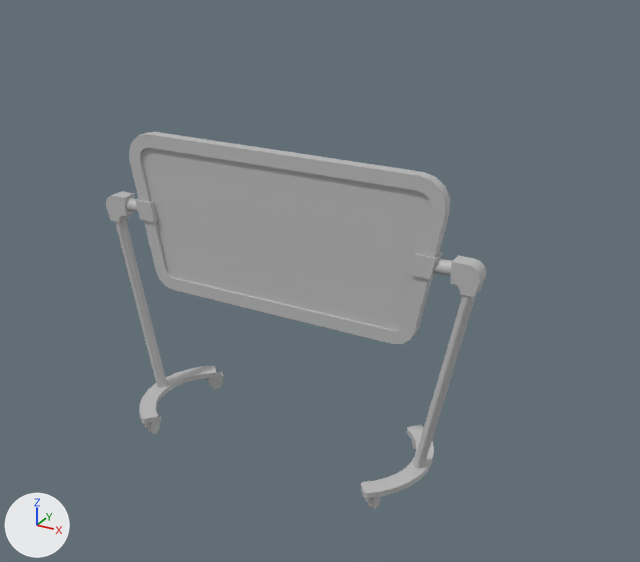
Renders of the FBX model DrBounce-UnityProject/Assets/Art/Models/whiteboard.fbx from each side of a commit.
Rendered twice from a camera (50 mm lens) standing at (2.16, -3.49, 2.75) and looking at (0.2, 0.08, 0.97). Lighting does not change. The marker at lower left points along +X, +Y and +Z. Where no turn or scale is listed for an object, it has been applied to the vertices.

Names of what the first picture shows: 'whiteboard'.
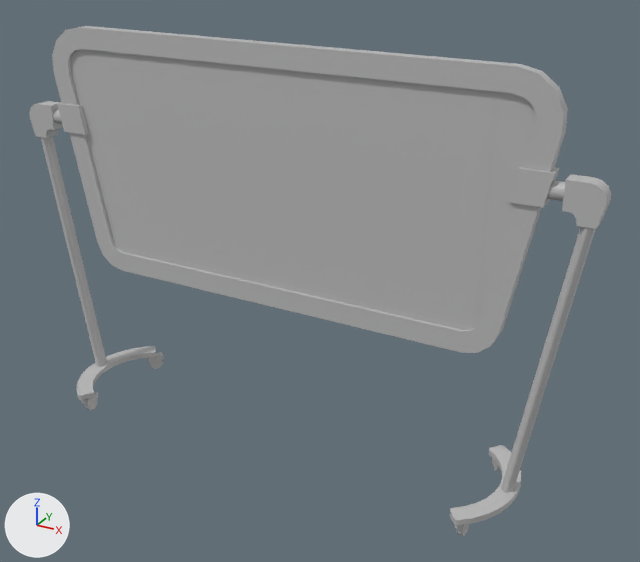
Commit message: Made Whiteboard Bigger

What differs and where, as boxes (x1, y1, x2, y2) in the pictures (640 x 562 px; the box of a moved part takes in the faces that stretch with it):
'whiteboard', reshaped, moved (53% wider, 35% taller)
    before: (106, 132, 486, 509)
    after: (29, 26, 611, 536)
part 1 of me_mesh, moved or reshaped
    before: (126, 221, 167, 382)
    after: (52, 136, 107, 362)
part 2 of me_mesh, moved or reshaped
    before: (120, 220, 167, 388)
    after: (46, 136, 107, 367)
part 3 of me_mesh, moved or reshaped
    before: (135, 199, 158, 222)
    after: (57, 102, 89, 135)
part 4 of me_mesh, moved or reshaped
    before: (126, 198, 138, 213)
    after: (53, 109, 62, 124)
part 5 of me_mesh, moved or reshaped
    before: (209, 380, 223, 389)
    after: (149, 360, 163, 369)
part 6 of me_mesh, moved or reshaped
    before: (207, 372, 224, 384)
    after: (147, 352, 163, 363)
part 7 of me_mesh, moved or reshaped
    before: (148, 422, 160, 434)
    after: (85, 399, 97, 410)
part 8 of me_mesh, moved or reshaped
    before: (145, 415, 161, 429)
    after: (81, 392, 98, 405)
part 9 of me_mesh, moved or reshaped
    before: (106, 191, 135, 222)
    after: (29, 101, 63, 138)
part 10 of me_mesh, moved or reshaped
    before: (139, 366, 217, 424)
    after: (76, 346, 156, 400)
part 11 of me_mesh, moved or reshaped
    before: (115, 222, 162, 388)
    after: (41, 137, 101, 367)
part 12 of me_mesh, moved or reshaped
    before: (413, 295, 476, 467)
    after: (501, 227, 595, 492)
part 13 of me_mesh, moved or reshaped
    before: (433, 258, 452, 276)
    after: (547, 180, 565, 201)
part 14 of me_mesh, moved or reshaped
    before: (412, 440, 416, 449)
    after: (492, 458, 500, 471)
part 15 of me_mesh, moved or reshaped
    before: (410, 252, 443, 279)
    after: (508, 166, 560, 208)
part 16 of me_mesh, moved or reshaped
    before: (450, 255, 486, 297)
    after: (562, 174, 611, 229)
part 17 of me_mesh, moved or reshaped
    before: (361, 425, 434, 498)
    after: (450, 445, 521, 525)
part 18 of me_mesh, moved or reshaped
    before: (414, 295, 471, 468)
    after: (502, 227, 591, 493)
part 19 of me_mesh, moved or reshaped
    before: (129, 132, 152, 162)
    after: (52, 27, 82, 73)
part 20 of me_mesh, moved or reshaped
    before: (147, 132, 450, 215)
    after: (78, 26, 568, 135)
part 21 of me_mesh, moved or reshaped
    before: (130, 161, 175, 290)
    after: (54, 73, 125, 271)
part 22 of me_mesh, moved or reshaped
    before: (142, 148, 450, 344)
    after: (70, 49, 566, 353)
part 23 of me_mesh, moved or reshaped
    before: (366, 497, 381, 509)
    after: (455, 524, 469, 536)

Edits to the bpy script that builds the scene:
```text
Change me_mesh:
    remove me_mesh.from_pydata(...)  # 920 vertices, 930 faces; spans x -1.06..1.06, y -0.35..0.35, z -0.82..0.82
    add me_mesh.from_pydata(...)  # 920 vertices, 930 faces; spans x -1.55..1.55, y -0.34..0.37, z 0.0..2.13
    me_mesh part 1: the loose piece of 18 vertices spanning x -1.04..-0.79, y 0.01..0.02, z -0.69..0.39 is scaled about its middle by (1.08, 1.04, 1.35), then moved by (-0.46, 0.02, 1.01)
    me_mesh part 2: the loose piece of 32 vertices spanning x -1.05..-0.78, y -0.04..0.01, z -0.7..0.4 is scaled about its middle by (1.08, 1.04, 1.35), then moved by (-0.46, 0.02, 1.01)
    me_mesh part 3: the loose piece of 24 vertices spanning x -0.85..-0.73, y -0.06..0.03, z 0.35..0.46 is scaled about its middle by (1.49, 1, 1.43), then moved by (-0.45, 0.02, 1.24)
    me_mesh part 4: the loose piece of 34 vertices spanning x -1.02..-0.81, y -0.05..0.02, z 0.37..0.44 is scaled about its middle by (1.25, 1.1, 1.14), then moved by (-0.45, 0.02, 1.23)
    me_mesh part 5: the loose piece of 42 vertices spanning x -0.69..-0.62, y 0.27..0.35, z -0.82..-0.74 is moved by (-0.46, 0.02, 0.82)
    me_mesh part 6: the loose piece of 12 vertices spanning x -0.71..-0.61, y 0.25..0.35, z -0.78..-0.73 is moved by (-0.46, 0.02, 0.82)
    me_mesh part 7: the loose piece of 42 vertices spanning x -0.7..-0.66, y -0.3..-0.22, z -0.82..-0.74 is moved by (-0.46, 0.02, 0.82)
    me_mesh part 8: the loose piece of 12 vertices spanning x -0.71..-0.66, y -0.32..-0.22, z -0.78..-0.73 is moved by (-0.46, 0.02, 0.82)
    me_mesh part 9: the loose piece of 24 vertices spanning x -1.06..-0.92, y -0.06..0.03, z 0.31..0.46 is scaled about its middle by (1.25, 1, 1.25), then moved by (-0.47, 0.02, 1.23)
    me_mesh part 10: the loose piece of 60 vertices spanning x -0.86..-0.62, y -0.35..0.32, z -0.71..-0.68 is moved by (-0.46, 0.02, 0.82)
    me_mesh part 11: the loose piece of 18 vertices spanning x -1.04..-0.79, y -0.05..-0.04, z -0.69..0.39 is scaled about its middle by (1.08, 1.04, 1.35), then moved by (-0.46, 0.01, 1.01)
    me_mesh part 12: the loose piece of 32 vertices spanning x 0.78..1.05, y -0.04..0.01, z -0.7..0.4 is scaled about its middle by (1.08, 1.04, 1.35), then moved by (0.46, 0.02, 1.01)
    me_mesh part 13: the loose piece of 34 vertices spanning x 0.81..1.02, y -0.05..0.02, z 0.37..0.44 is scaled about its middle by (1.25, 1.1, 1.14), then moved by (0.45, 0.02, 1.23)
    me_mesh part 14: the loose piece of 42 vertices spanning x 0.62..0.69, y 0.27..0.35, z -0.82..-0.74 is moved by (0.46, 0.02, 0.82)
    me_mesh part 15: the loose piece of 24 vertices spanning x 0.73..0.85, y -0.06..0.03, z 0.35..0.46 is scaled about its middle by (1.49, 1, 1.43), then moved by (0.45, 0.02, 1.24)
    me_mesh part 16: the loose piece of 24 vertices spanning x 0.92..1.06, y -0.06..0.03, z 0.31..0.46 is scaled about its middle by (1.25, 1, 1.25), then moved by (0.47, 0.02, 1.23)
    me_mesh part 17: the loose piece of 60 vertices spanning x 0.62..0.86, y -0.35..0.32, z -0.71..-0.68 is moved by (0.46, 0.02, 0.82)
    me_mesh part 18: the loose piece of 18 vertices spanning x 0.79..1.04, y -0.05..-0.04, z -0.69..0.39 is scaled about its middle by (1.08, 1.04, 1.35), then moved by (0.46, 0.01, 1.01)
    me_mesh part 19: all 32 vertices in x -0.88..-0.69, y -0.05..0.01, z 0.66..0.82 are scaled about their middle by (1.53, 1, 1.54), then moved by (0.0, 0.02, 1.08)
    me_mesh part 20: all 32 vertices in x 0.69..0.88, y -0.05..0.01, z 0.66..0.82 are scaled about their middle by (1.53, 1, 1.54), then moved by (0.0, 0.02, 1.08)
    me_mesh part 21: all 26 vertices in x -0.76..-0.64, y -0.05..0.01, z -0.03..0.08 are scaled about their middle by (1.53, 1, 1.54), then moved by (0.0, 0.02, 1.08)
    me_mesh part 22: all 26 vertices in x 0.64..0.76, y -0.05..0.01, z -0.03..0.08 are scaled about their middle by (1.53, 1, 1.54), then moved by (0.0, 0.02, 1.08)
    me_mesh part 23: 54 of the vertices in x 0.66..0.71, y -0.32..-0.22, z -0.82..-0.73 are moved by (0.46, 0.02, 0.82)
Change ob_whiteboard:
    ob_whiteboard.location: (0.0, 0.015, 0.804) -> (0.0, 0.0, 0.0)
```
